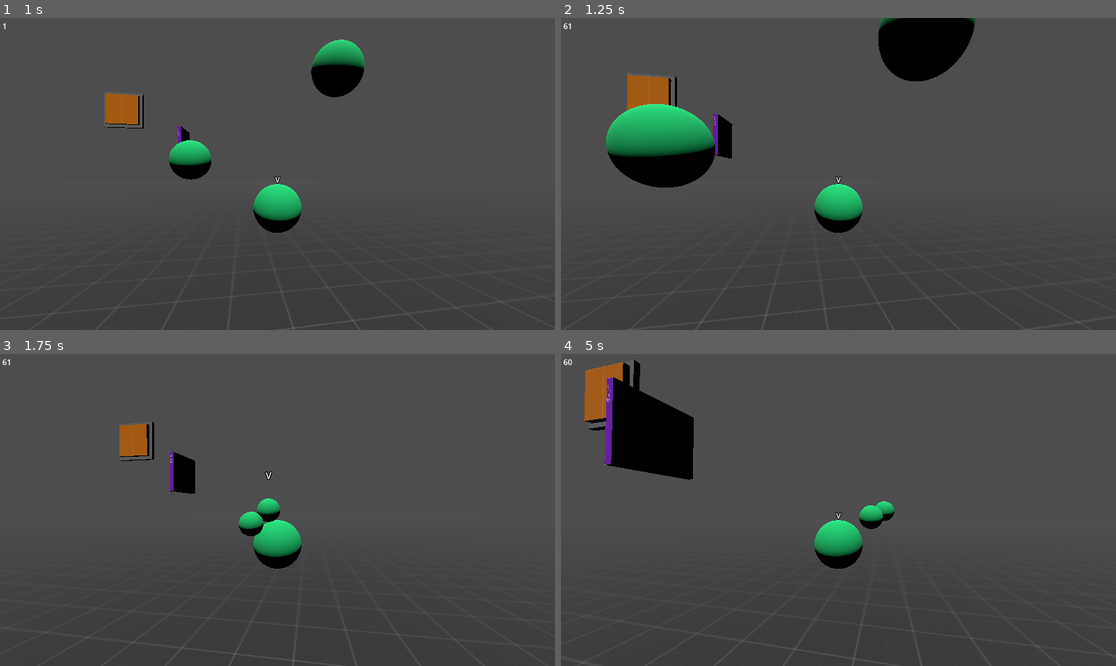
Above: before the commit, frames 1-4 (two rows, left to right).
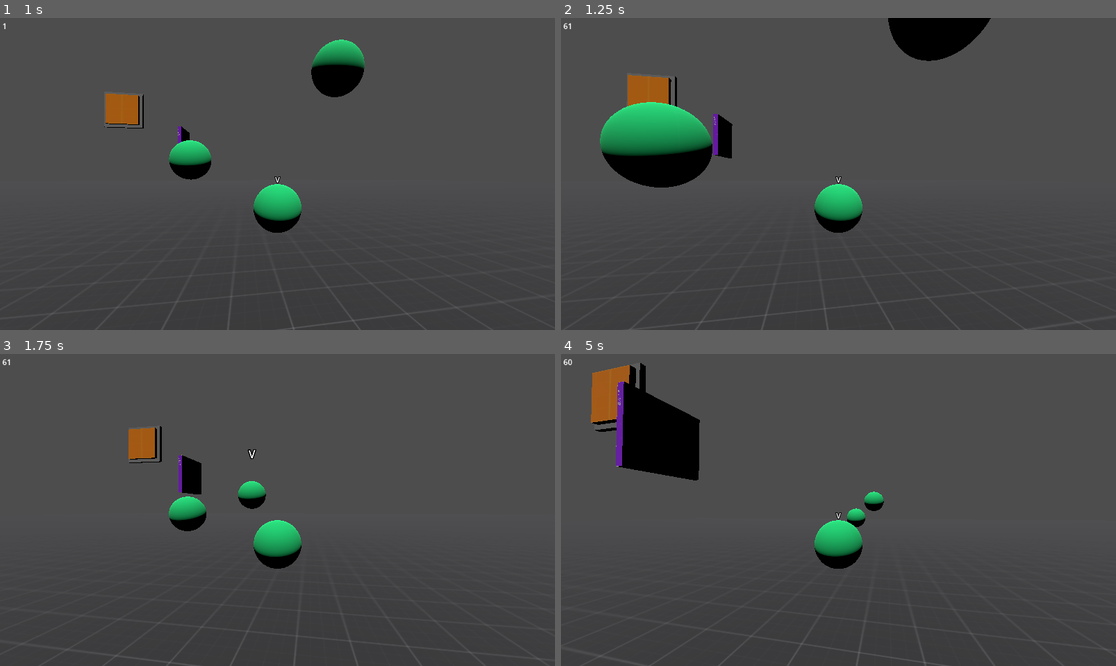
Above: after the commit, the same moments.

Repository: Norodix/Hydradynamic
Game: Godot game, scene res://world.tscn
Same seed, same stepped clock (60 frames per second), same inputs: the game is played once before the commit and once after it.
Inputs (mouse positions are in pixels of both pictures, inside the frame that each line leads up to):
- Up to frame 1 (1 s): tap Enter (ui_accept) at 0.5, 0.6, 0.77 s; move the mouse to (305, 174) at 0.52 s; hold W (Forward) from 0.53 s (still down)
- Up to frame 2 (1.25 s): keep holding W (Forward); tap Enter (ui_accept) at 1.07 s
- Up to frame 3 (1.75 s): keep holding W (Forward); move the mouse to (249, 510) at 1.27 s; tap Space (control_next) at 1.35 s; tap Enter (ui_accept) at 1.52, 1.55 s
- Up to frame 4 (5 s): keep holding W (Forward); tap Enter (ui_accept) at 1.82, 2.1, 3.02, 3.05, 3.32, 3.6, 3.77, 4.07, 4.52, 4.55, 4.82 s; move the mouse to (849, 503) at 2.02 s; move the mouse to (832, 516) at 2.77 s; tap Space (control_next) at 2.85, 4.35 s; move the mouse to (877, 513) at 3.52 s; move the mouse to (794, 506) at 4.27 s

Frame 1 is identical in both runs. In frame 2, 1.8% of the frame differs, in the area x 7-78%, y 0-55%; in frame 3, 2.4%, in the area x 20-85%, y 21-100%; in frame 4, 2.4%.

Commit message:
Add body draggin by head

Diff:
--- a/hydra.gd
+++ b/hydra.gd
@@ -32,6 +32,7 @@
 	self.add_child(hs)
 	hs.global_position = neck_root.global_position + Vector3(randf_range(-1, 1), randf_range(0.2, 1), randf_range(-1, 1))
 	hs.top_level = true
+	hs.linear_damp = head_damping
 	controllable_list.append(hs)
 
 
@@ -84,24 +85,22 @@
 	for head in controllable_list:
 		var d =  neck_root.global_position - head.global_position
 		if d.length() > head_max_distance:
-			head.apply_central_force(d.normalized()*30)
-
-
+			head.apply_central_force(d.normalized() * 30)
 
 	# Move
+	var input_dir = Vector2.ZERO
+	var direction = Vector3.ZERO
 	if controllable_list[control_index] != self:
-		control_head(controllable_list[control_index])
-		return
+		# Currently controlling head
+		direction = control_head(controllable_list[control_index])
+	else:
+		# Currently controlling the body
+		input_dir = Input.get_vector("Left", "Right", "Forward", "Backward")
+		direction = (get_cam_basis() * Vector3(input_dir.x, 0, input_dir.y)).normalized()
 	# Add the gravity.
 	if not is_on_floor():
 		velocity.y -= gravity * delta
 
-	# Handle Jump.
-#	if Input.is_action_just_pressed("ui_accept") and is_on_floor():
-#		velocity.y = JUMP_VELOCITY
-
-	var input_dir = Input.get_vector("Left", "Right", "Forward", "Backward")
-	var direction = (get_cam_basis() * Vector3(input_dir.x, 0, input_dir.y)).normalized()
 	if direction:
 		velocity.x = direction.x * SPEED
 		velocity.z = direction.z * SPEED
@@ -112,6 +111,7 @@
 	move_and_slide()
 
 
+# Return input direction, where to drag body
 func control_head(head : RigidBody3D):
 	var fwbw = Input.get_axis("Forward", "Backward") # negative Z
 	var ltrt = Input.get_axis("Left", "Right")
@@ -119,8 +119,11 @@
 	var inputDir = Vector3(ltrt, updw, fwbw).limit_length(1.0)
 
 	head.apply_central_force(get_cam_basis() * inputDir * head_force_multiplier)
-	head.linear_damp = head_damping
-	return
+	# Drag body along
+	var d = head.global_position - neck_root.global_position
+	if d.length() > head_max_distance:
+		return d.normalized()
+	return Vector2.ZERO
 
 
 # Get the desired basis
